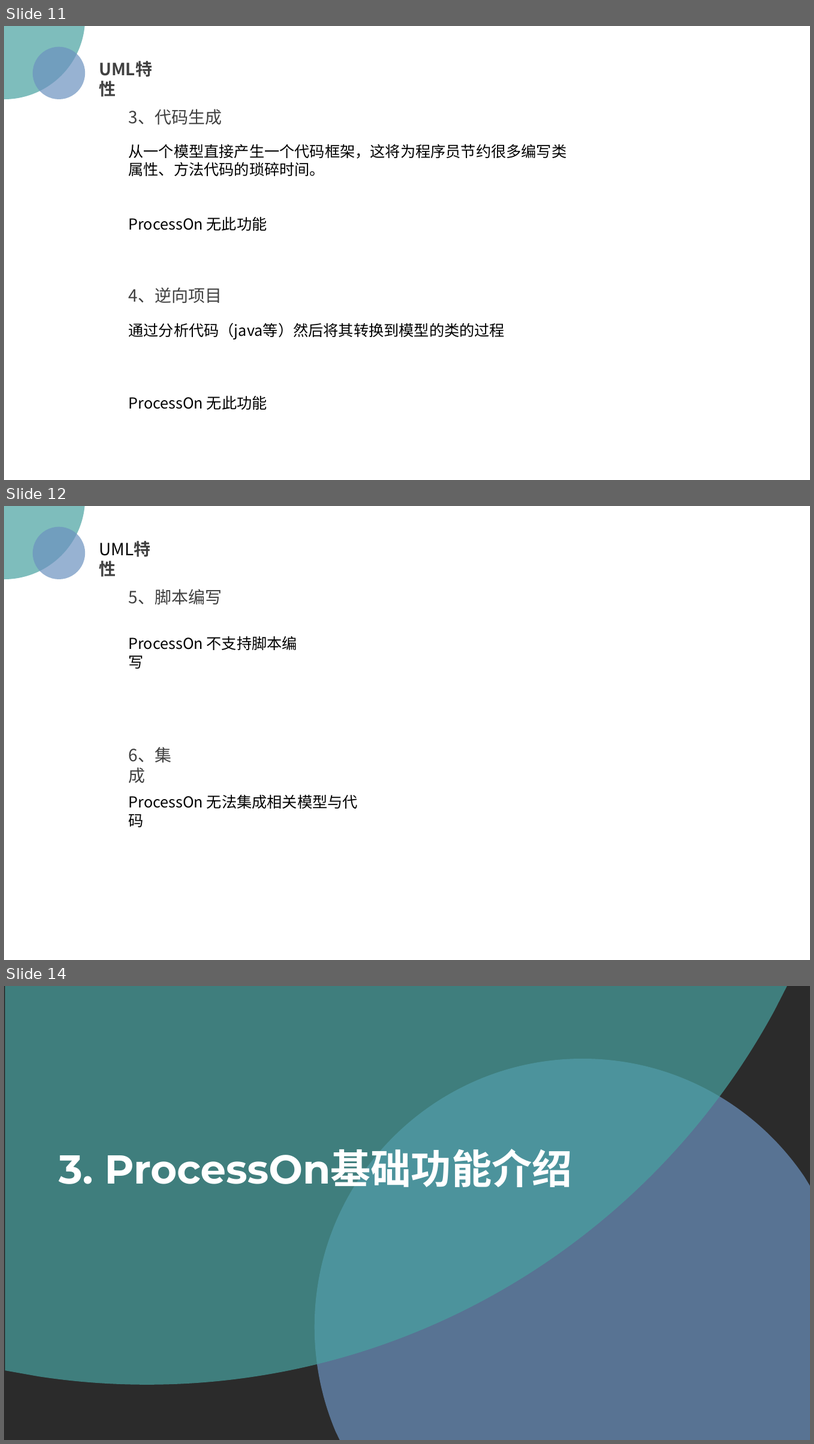
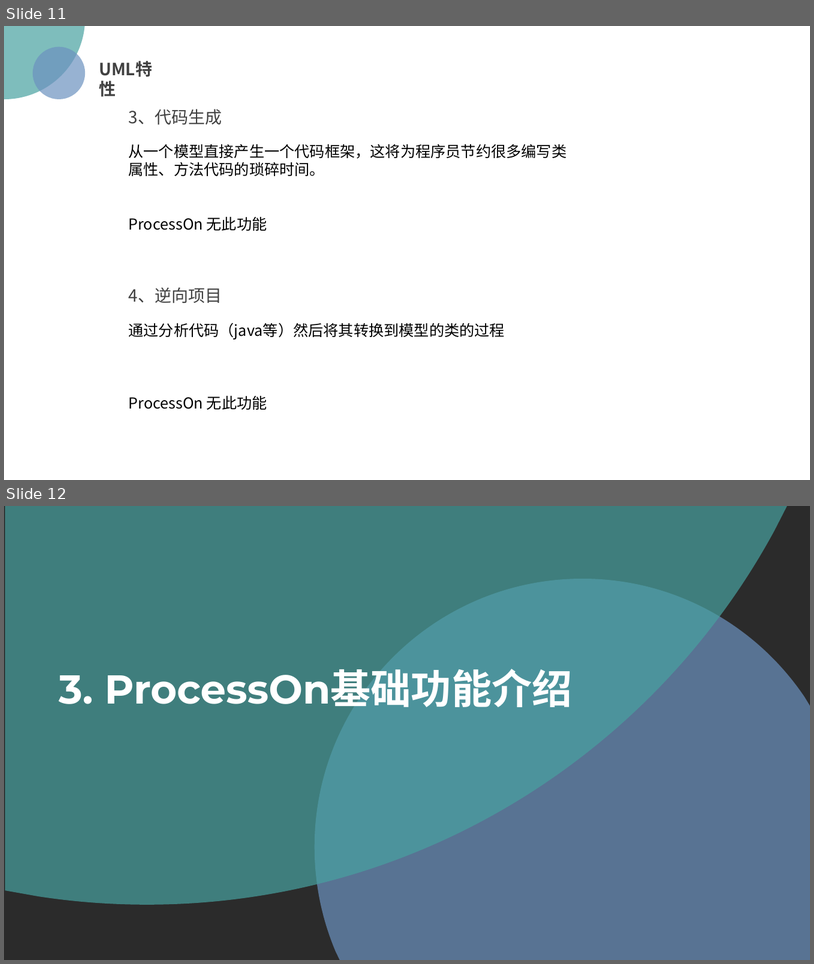
Before and after one commit to PRD2018/PRD2018-G15, a slide deck: 受控文档/02-其他任务/[PRD-15]UML工具.pptx. Shown one above the other, each under a label of ours: slides 11, 12 and 14 before the commit, slides 11 and 12 after it; the slides between them are not shown. The pictures are 814x1444 and 814x964 pixels, drawn with LibreOffice and Linux fonts; fonts in the diff are those of the drawing; background and template pictures are left out; a plain dark background stands for a picture behind light text. Boxes give left, top, right and bottom in pixels: in the first picture for what was removed or moved away, otherwise in the second. Text is boxed around its words. In the diff, an @@ line names an element or a change of style, - is before the commit and + after.

Commit message:
2018-10-26
修改了特性

```diff
--- a/受控文档/02-其他任务/[PRD-15]UML工具.pptx
+++ b/受控文档/02-其他任务/[PRD-15]UML工具.pptx
@@ slide 12 removed at [4, 506, 810, 960], background picture (left out) @@
@@ ellipse removed at [4, 506, 85, 579] @@
@@ ellipse removed at [32, 526, 85, 579] @@
@@ text removed at [93, 535, 173, 562] @@
-UML特性
@@ text removed at [129, 589, 222, 605] @@
-5、脚本编写
@@ text removed at [129, 636, 297, 669] @@
-ProcessOn 不支持脚本编写
@@ text removed at [129, 747, 172, 783] @@
-6、集成
@@ text removed at [129, 794, 358, 808] @@
-ProcessOn 无法集成相关模型与代码
@@ what was slide 14 is now slide 12 @@
```
Also in this commit, not shown: 1 other slide removed.
